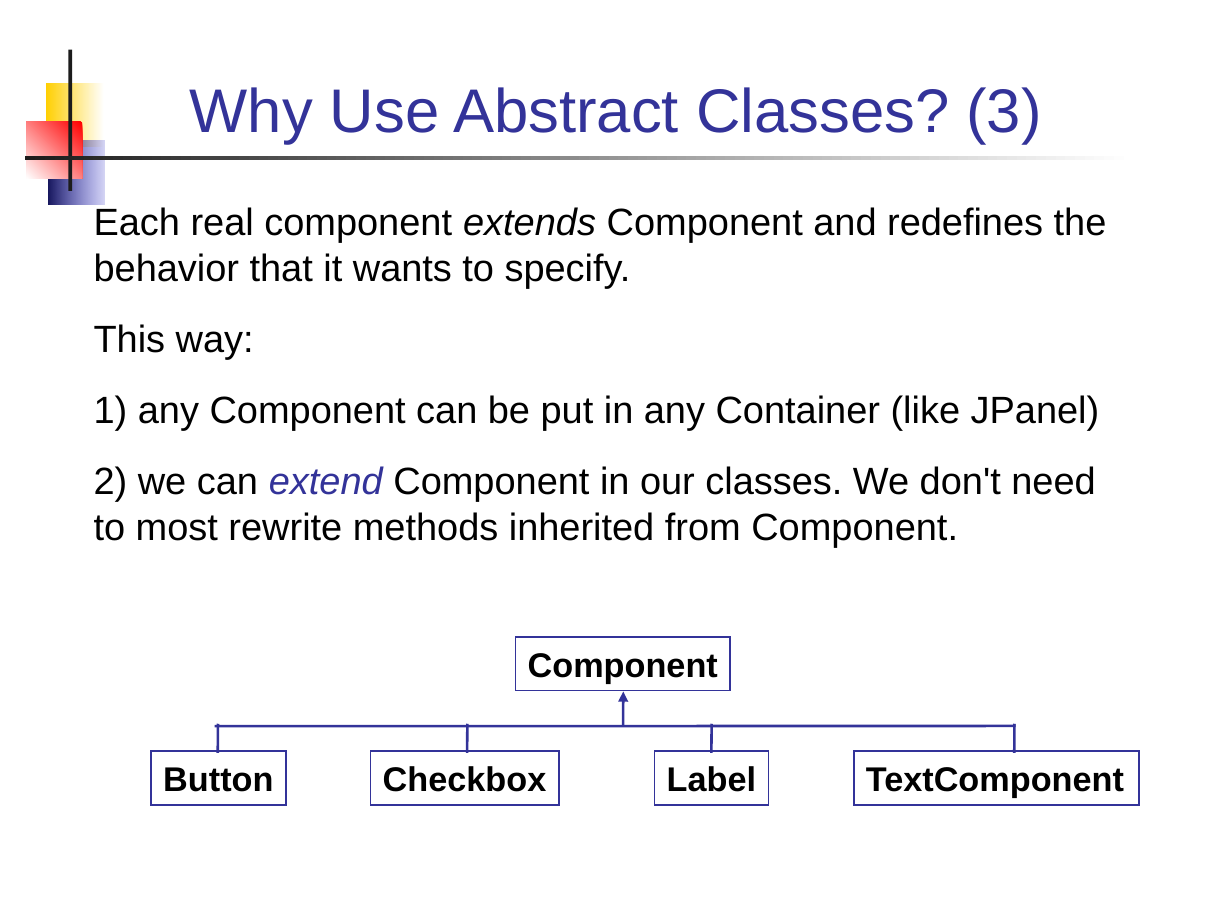
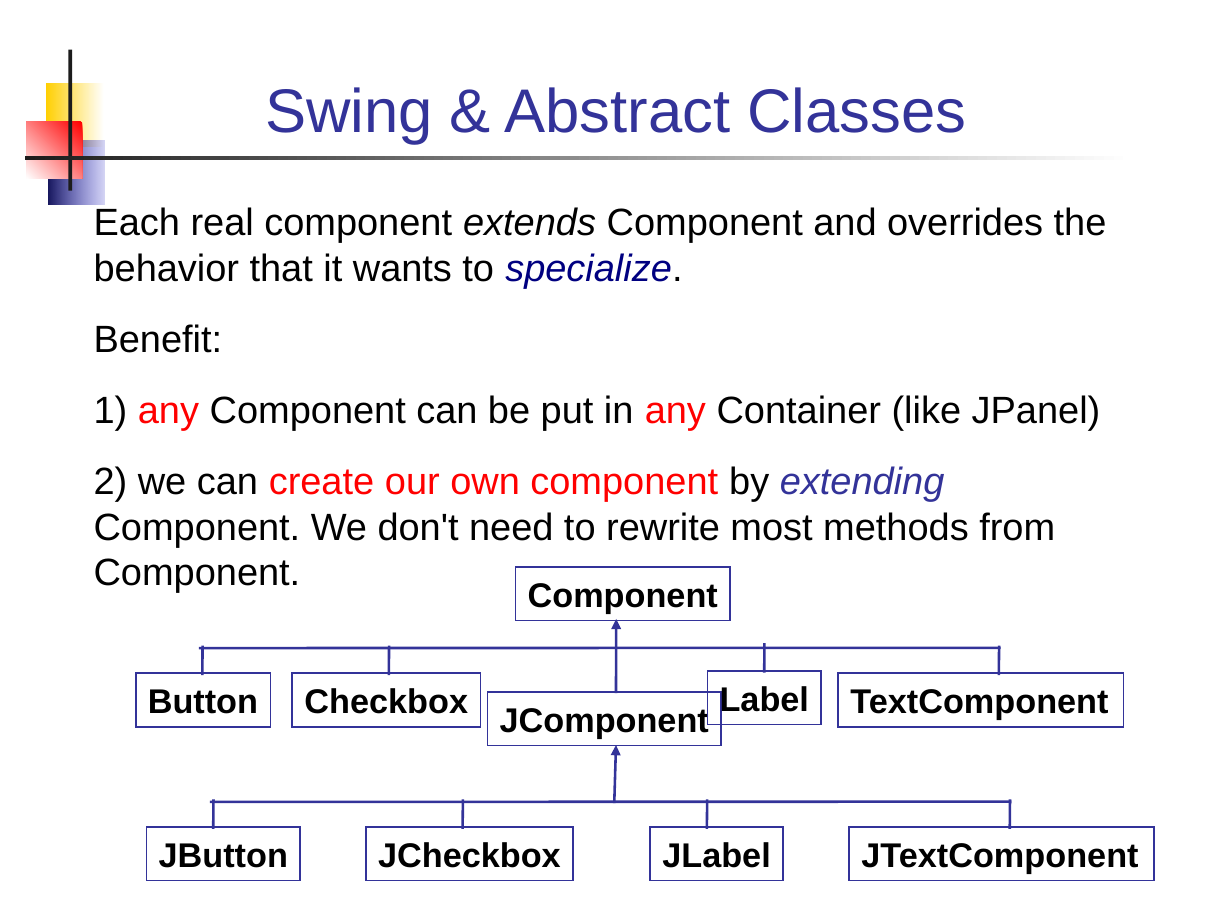
Before and after one commit to skeoop/skeoop.github.io, a slide deck: slide 18 of week4/Inheritance-3-Abstract-Class.ppt (slide 9 before the commit). Drawn at 1232x924 pixels with LibreOffice and Linux fonts; fonts in the diff are those of the drawing. Boxes give left, top, right and bottom in pixels: in the first picture for what was removed or moved away, otherwise in the second. Text is boxed around its words. In the diff, an @@ line names an element or a change of style, - is before the commit and + after.

```diff
--- a/week4/Inheritance-3-Abstract-Class.ppt
+++ b/week4/Inheritance-3-Abstract-Class.ppt
@@ title at bbox=[265, 87, 966, 144]: text changed @@
-Why Use Abstract Classes? (3)
+Swing & Abstract Classes
@@ text at bbox=[94, 207, 1107, 353]: text changed @@
-Each real component extends Component and redefines the behavior that it wants to specify.
-This way:
+Each real component extends Component and overrides the behavior that it wants to specialize.
+Benefit:
@@ text at bbox=[94, 395, 1101, 430]: text colour #000000 to #FF0000 in "any any" @@
@@ text at bbox=[94, 466, 1055, 593]: text changed @@
-2) we can extend Component in our classes. We don't need to most rewrite methods inherited from Component.
+2) we can create our own component by extending Component. We don't need to rewrite most methods from Component.
@@ rectangle "Component": place and size @@
-rectangle "Component" at bbox=[515, 637, 729, 691]
+rectangle "Component" at bbox=[515, 567, 729, 621]
@@ arrow added from (616, 692) to (616, 618), #333399 1.5 pt @@
@@ line added from (999, 648) to (201, 648), #333399 1.5 pt @@
@@ line added from (202, 674) to (202, 647), #333399 1.5 pt @@
@@ line added from (389, 674) to (389, 647), #333399 1.5 pt @@
@@ line added from (764, 671) to (764, 644), #333399 1.5 pt @@
@@ line added from (999, 674) to (999, 647), #333399 1.5 pt @@
@@ rectangle "Button": place and size @@
-rectangle "Button" at bbox=[152, 752, 286, 806]
+rectangle "Button" at bbox=[136, 673, 270, 727]
@@ rectangle "Checkbox": place and size @@
-rectangle "Checkbox" at bbox=[371, 752, 559, 806]
+rectangle "Checkbox" at bbox=[292, 673, 480, 727]
@@ rectangle "Label": place and size @@
-rectangle "Label" at bbox=[654, 752, 768, 806]
+rectangle "Label" at bbox=[707, 670, 821, 724]
@@ rectangle "TextComponent": place and size @@
-rectangle "TextComponent" at bbox=[854, 752, 1140, 806]
+rectangle "TextComponent" at bbox=[838, 673, 1124, 727]
@@ rectangle added at bbox=[488, 691, 722, 745], outline #333399 0.99 pt, 20 pt, text #000000, bold @@
+JComponent
@@ arrow moved from (623, 726) - (623, 691) to (615, 802) - (616, 745) @@
@@ 5 lines: place and size @@
-5 lines at bbox=[216, 726, 1014, 752]
+5 lines at bbox=[211, 801, 1010, 828]
@@ rectangle added at bbox=[147, 827, 301, 881], outline #333399 0.99 pt, 20 pt, text #000000, bold @@
+JButton
@@ rectangle added at bbox=[366, 827, 573, 881], outline #333399 0.99 pt, 20 pt, text #000000, bold @@
+JCheckbox
@@ rectangle added at bbox=[650, 827, 784, 881], outline #333399 0.99 pt, 20 pt, text #000000, bold @@
+JLabel
@@ rectangle added at bbox=[849, 827, 1153, 881], outline #333399 0.99 pt, 20 pt, text #000000, bold @@
+JTextComponent
```
Also in this commit, not shown: 5 other slides changed, 3 slides added, 6 other files.
